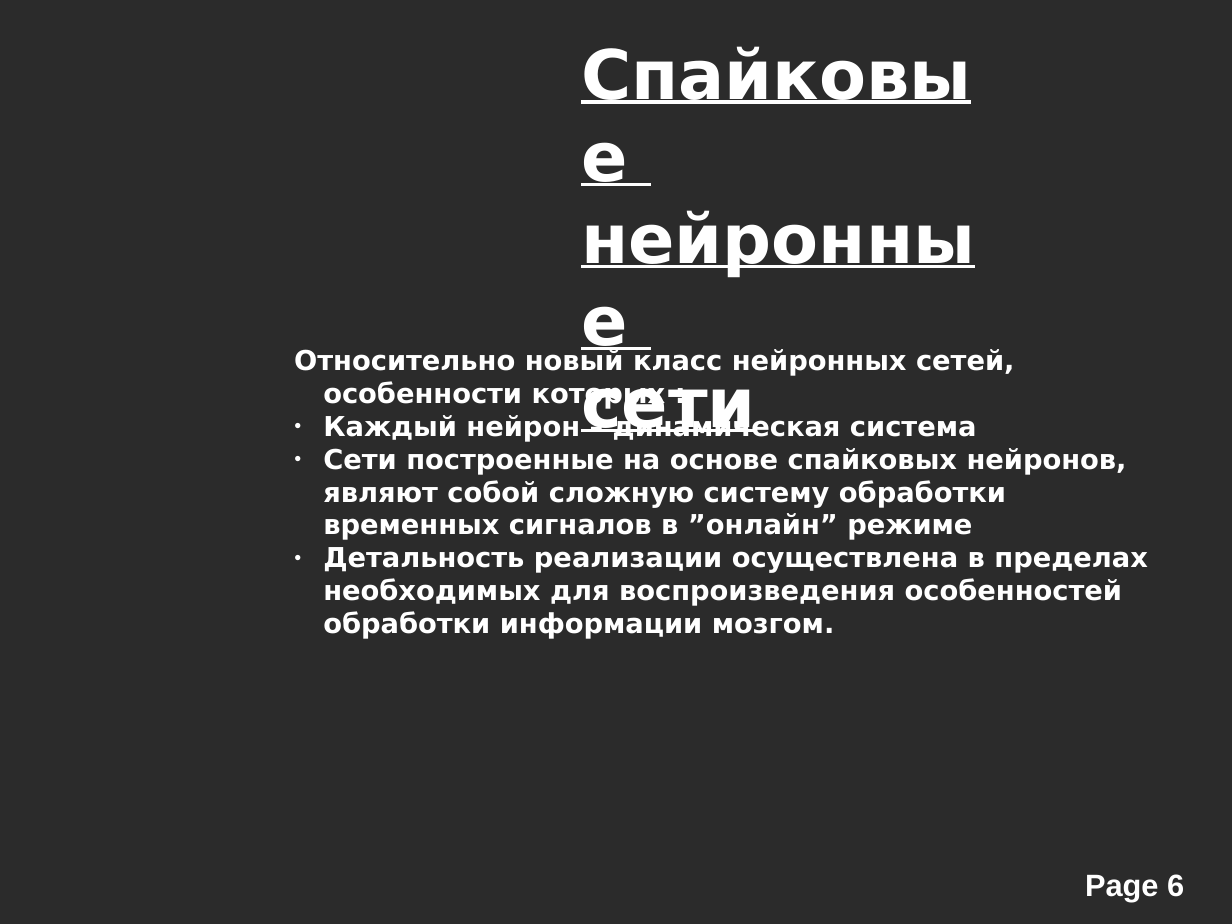
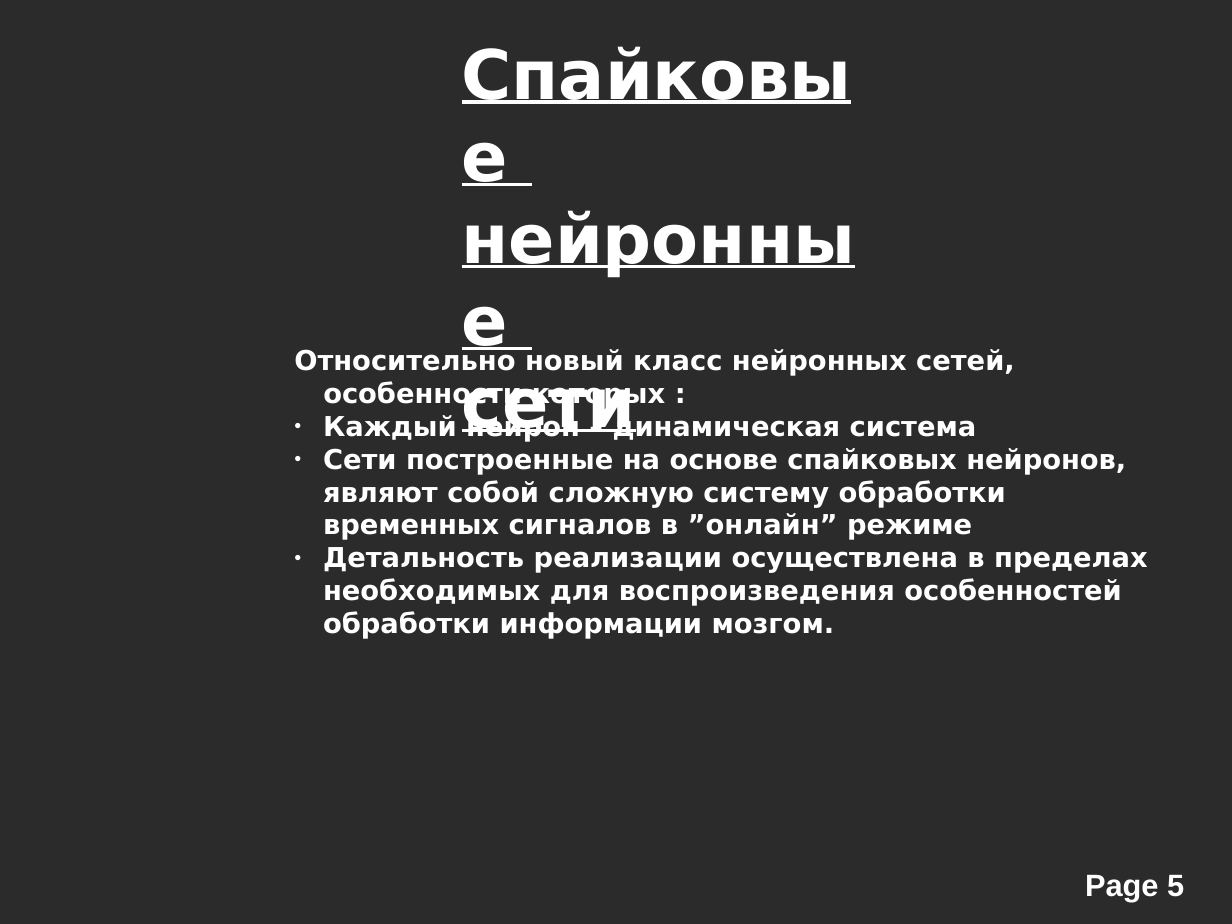
Before and after one commit to alexeyche/alexeyche-junk, a slide deck: slide 5 of cns/doc/conf.ppt (slide 6 before the commit). Drawn at 1232x924 pixels with LibreOffice and Linux fonts; fonts in the diff are those of the drawing; background and template pictures are left out; a plain dark background stands for a picture behind light text. Boxes give left, top, right and bottom in pixels: in the first picture for what was removed or moved away, otherwise in the second. Text is boxed around its words. In the diff, an @@ line names an element or a change of style, - is before the commit and + after.

```diff
--- a/cns/doc/conf.ppt
+++ b/cns/doc/conf.ppt
@@ text "Спайковые": place and size @@
-text "Спайковые" at (581, 387, 755, 440)
+text "Спайковые" at (462, 387, 636, 442)
@@ text "Относительно новый класс нейронных сетей, ..." at (294, 348, 1147, 639): indent changed @@
@@ page number at (1085, 875, 1184, 901): text changed @@
-Page 6
+Page 5
```
Also in this commit, not shown: 3 other slides changed, 7 slides added, 3 slides removed, 2 other files.
